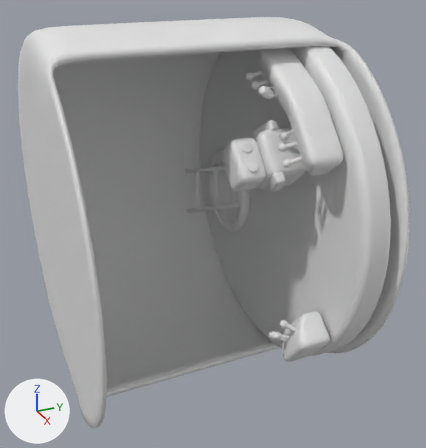
One commit to the glTF model public/roboHead.glb: the scene before it, then after it.
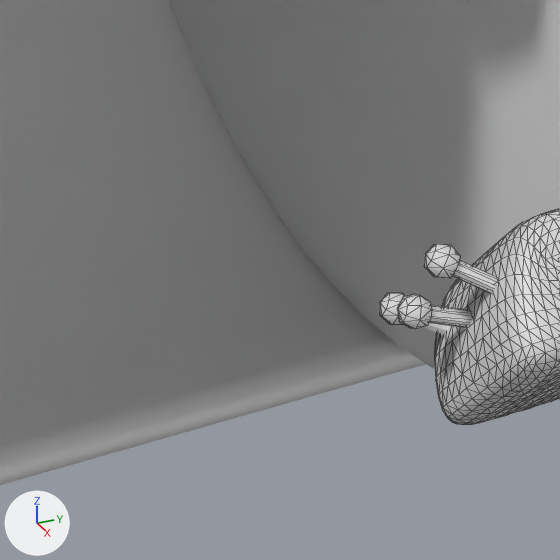
Each version appears first whole from a 50 mm camera at (5.65, -3.16, 2.57) aimed at (0.13, -0.67, -0.19), and next in a close-up on the part from 43% to 73% of the width and 59% to 88% of the height. Lighting does not change. The marker at lower left points along +X, +Y and +Z. The close-ups show mesh edges as thin lines. Where no turn or scale is listed for an object, it has been applied to the vertices.

In view in the first close-up: 'Base', 'Casing', 'Console.001MACH', 'KnobB.001', 'KnobC.001', 'LeverC.001'.
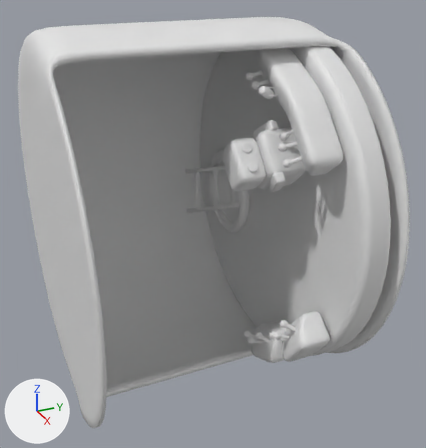
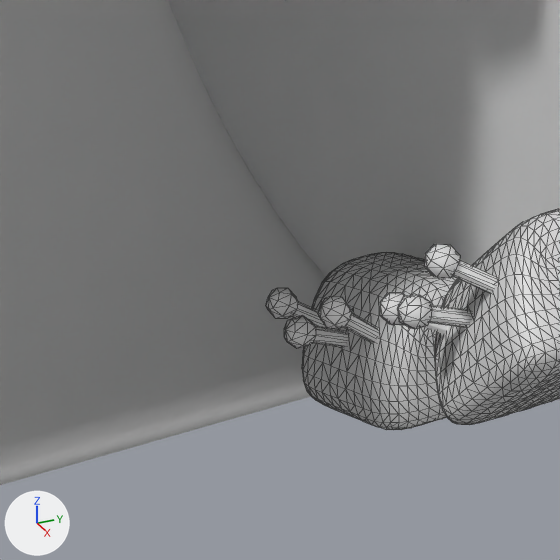
Location of each change, [x1, y1, x2, y2] in pixels of the close-ups (560 x 560 px):
'Console.001MACH.001', added: after [302, 252, 458, 430]
'KnobC.002', added: after [318, 296, 352, 329]
'KnobB.002', added: after [284, 316, 316, 349]
'KnobA.004', added: after [266, 288, 298, 319]
'LeverC.002', added: after [344, 313, 379, 343]
'LeverB.002', added: after [313, 326, 348, 347]
'LeverA.004', added: after [292, 302, 325, 327]

The change, as a diff of the scene's bpy script:
```diff
--- a/public/roboHead.glb.py
+++ b/public/roboHead.glb.py
@@ me_sphere_002 @@
+me_sphere_002.from_pydata(...)  # 26 vertices, 48 faces; spans x -0.0402..0.0402, y -0.0439..0.0439, z -0.0427..0.0427
@@ me_cylinder_008 @@
+me_cylinder_008.from_pydata(...)  # 16 vertices, 28 faces; spans x -0.085..0.024, y -0.203..0.027, z -0.027..0.162
@@ me_sphere_001 @@
+me_sphere_001.from_pydata(...)  # 26 vertices, 48 faces; spans x -0.0402..0.0402, y -0.0408..0.0408, z -0.0391..0.0391
@@ me_cylinder_007 @@
+me_cylinder_007.from_pydata(...)  # 16 vertices, 28 faces; spans x -0.058..0.022, y -0.237..0.024, z -0.025..0.104
@@ me_sphere_000 @@
+me_sphere_000.from_pydata(...)  # 26 vertices, 48 faces; spans x -0.0402..0.0402, y -0.0434..0.0434, z -0.0418..0.0418
@@ me_cylinder_005 @@
+me_cylinder_005.from_pydata(...)  # 16 vertices, 28 faces; spans x -0.078..0.024, y -0.215..0.026, z -0.027..0.147
@@ me_cube_000 @@
+me_cube_000.from_pydata(...)  # 738 vertices, 1472 faces; spans x -0.31..0.31, y -0.181..0.186, z -0.255..0.255
@@ ob_knobc_002 @@
+ob_knobc_002 = bpy.data.objects.new('KnobC.002', me_sphere_002)
+ob_knobc_002.location = (0.809, -0.409, -1.34)
@@ ob_leverc_002 @@
+ob_leverc_002 = bpy.data.objects.new('LeverC.002', me_cylinder_008)
+ob_leverc_002.location = (0.874, -0.22, -1.485)
@@ ob_knobb_002 @@
+ob_knobb_002 = bpy.data.objects.new('KnobB.002', me_sphere_001)
+ob_knobb_002.location = (0.697, -0.449, -1.462)
@@ ob_leverb_002 @@
+ob_leverb_002 = bpy.data.objects.new('LeverB.002', me_cylinder_007)
+ob_leverb_002.location = (0.735, -0.22, -1.547)
@@ ob_knoba_004 @@
+ob_knoba_004 = bpy.data.objects.new('KnobA.004', me_sphere_000)
+ob_knoba_004.location = (0.544, -0.422, -1.477)
@@ ob_levera_004 @@
+ob_levera_004 = bpy.data.objects.new('LeverA.004', me_cylinder_005)
+ob_levera_004.location = (0.602, -0.22, -1.606)
@@ ob_console_001mach_001 @@
+ob_console_001mach_001 = bpy.data.objects.new('Console.001MACH.001', me_cube_000)
+ob_console_001mach_001.location = (0.732, -0.191, -1.534)
```
